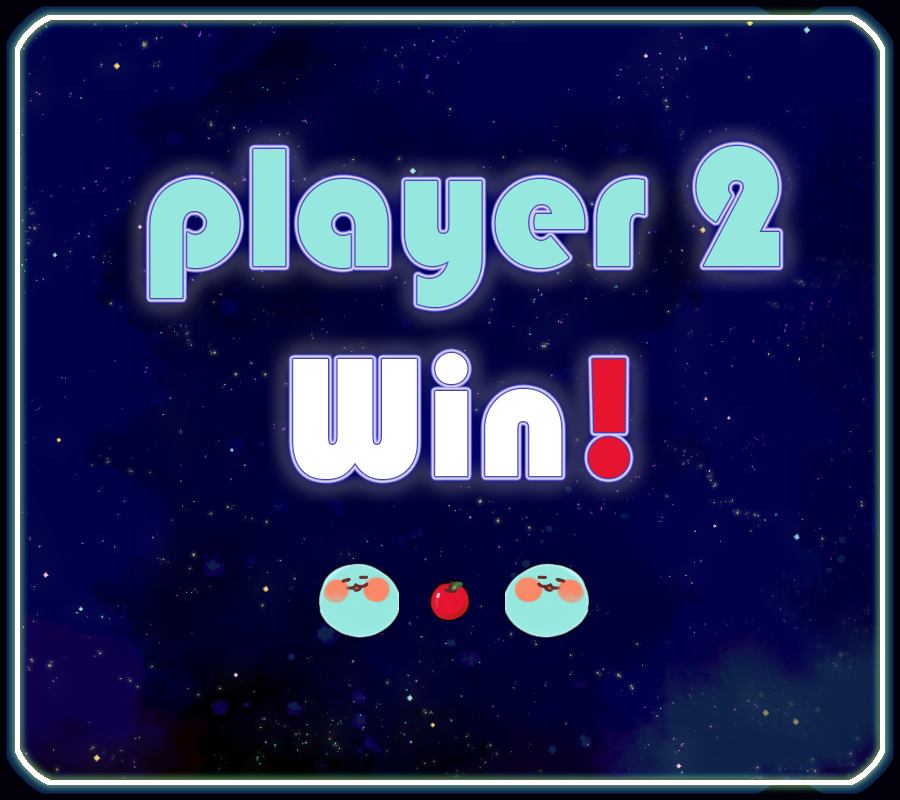
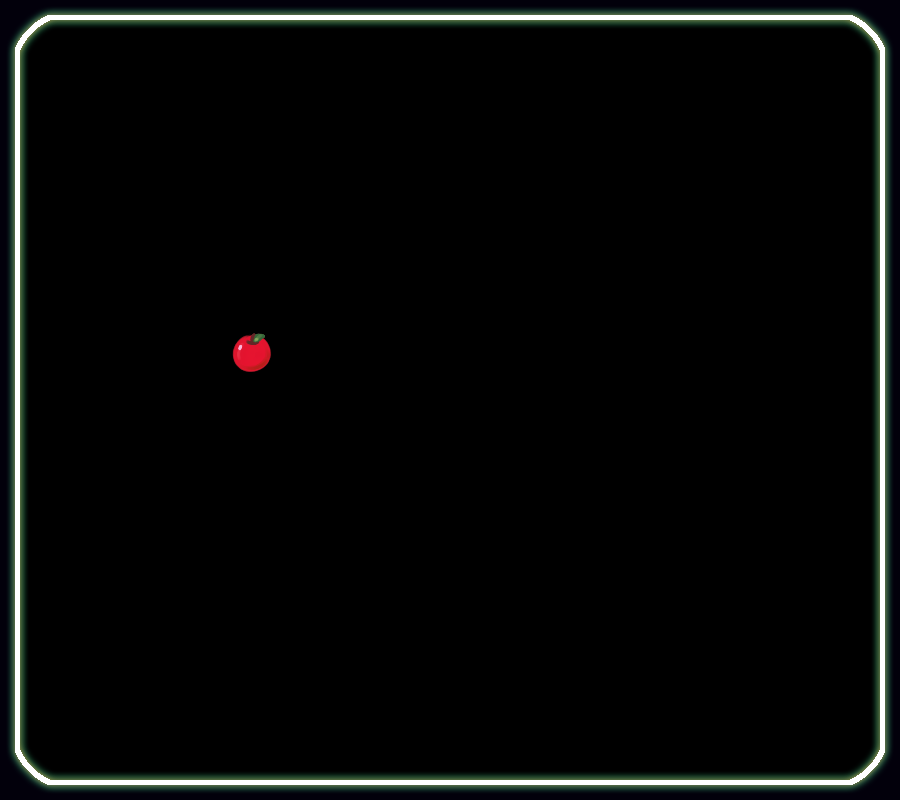
Revision of a layered 900 × 800 image; what changed, layer by layer:
moved "player 2 Win!" into group "Group 1" over 150, 146, 780, 479
moved "사과" into group "Group 1" over 430, 581, 470, 620
moved "Layer 4 copy 2" into group "Group 1" over 318, 562, 590, 639
showed group "objects" (4 layers), moved it above "1" over 92, 51, 861, 743
hid "2" over 6, 6, 894, 794
showed "Layer 3", moved it out of group "objects", painted on it over 6, 6, 894, 794
painted on "Layer 7" over 760, 6, 894, 59
showed "Layer 5" over 6, 6, 894, 794
